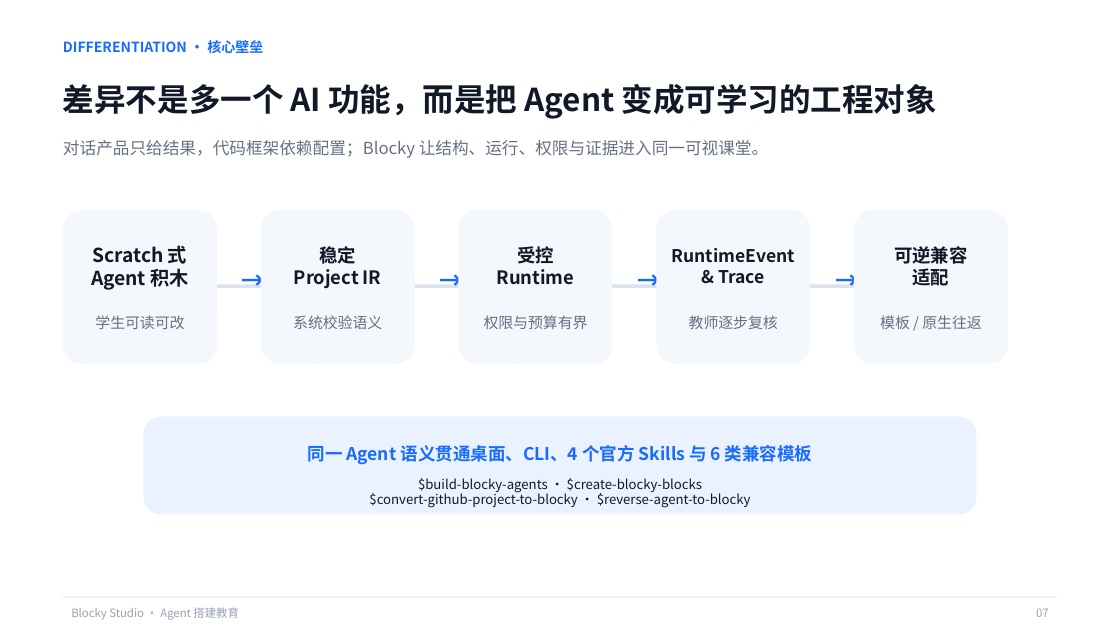
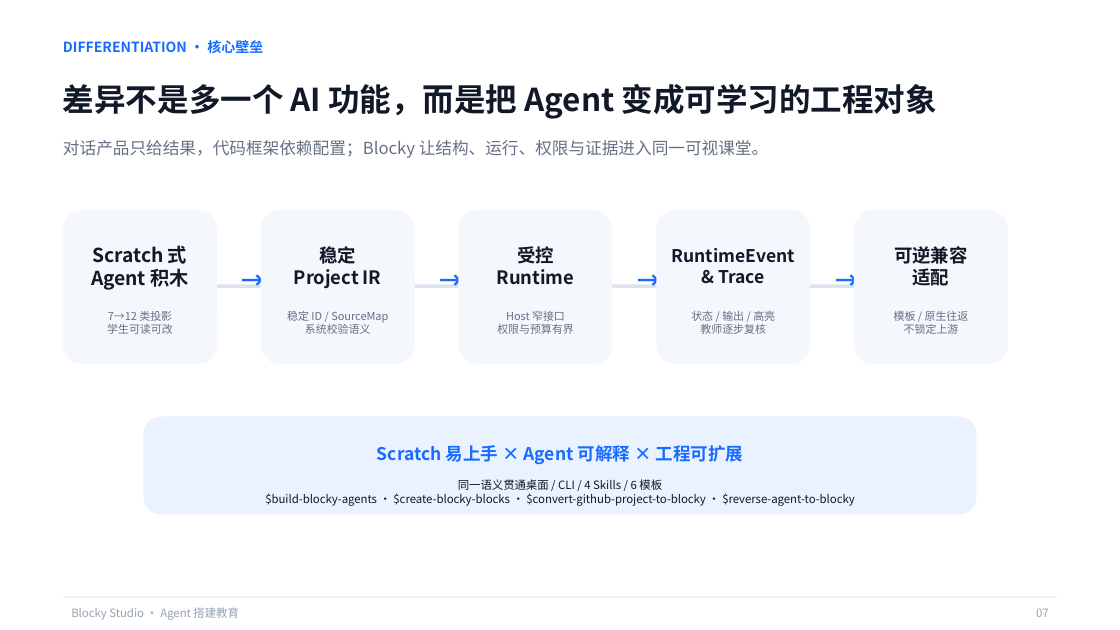
Before and after one commit to q2955161835-debug/Blocky-AI, a slide deck: slide 7 of PPT与商业计划书/Blocky-Studio-息壤杯-AI+教育.pptx. Drawn at 1120x630 pixels with LibreOffice and Linux fonts; fonts in the diff are those of the drawing. Boxes give left, top, right and bottom in pixels: in the first picture for what was removed or moved away, otherwise in the second. Text is boxed around its words. In the diff, an @@ line names an element or a change of style, - is before the commit and + after.

```diff
--- a/PPT与商业计划书/Blocky-Studio-息壤杯-AI+教育.pptx
+++ b/PPT与商业计划书/Blocky-Studio-息壤杯-AI+教育.pptx
@@ text at bbox=[107, 324, 173, 334]: size 12.8 to 9.4 pt in "学生可读可改" @@
@@ text at bbox=[108, 311, 172, 321]: paragraph added @@
+7→12 类投影
@@ text at bbox=[287, 311, 388, 322]: paragraph added @@
+稳定 ID / SourceMap
@@ text at bbox=[305, 324, 371, 334]: size 12.8 to 9.4 pt in "系统校验语义" @@
@@ text at bbox=[497, 324, 574, 334]: size 12.8 to 9.4 pt in "权限与预算有界" @@
@@ text at bbox=[506, 311, 565, 321]: paragraph added @@
+Host 窄接口
@@ text at bbox=[691, 311, 775, 321]: paragraph added @@
+状态 / 输出 / 高亮
@@ text at bbox=[700, 324, 766, 334]: size 12.8 to 9.4 pt in "教师逐步复核" @@
@@ text at bbox=[894, 311, 969, 321]: size 12.8 to 9.4 pt in "模板 / 原生往返" @@
@@ text at bbox=[904, 324, 959, 334]: paragraph added @@
+不锁定上游
@@ text at bbox=[377, 445, 743, 465]: text changed @@
-同一 Agent 语义贯通桌面、CLI、4 个官方 Skills 与 6 类兼容模板
+Scratch 易上手 × Agent 可解释 × 工程可扩展
@@ text at bbox=[265, 479, 855, 506]: text changed; size 11.2 to 9.8 pt @@
-$build-blocky-agents · $create-blocky-blocks
-$convert-github-project-to-blocky · $reverse-agent-to-blocky
+同一语义贯通桌面 / CLI / 4 Skills / 6 模板
+$build-blocky-agents · $create-blocky-blocks · $convert-github-project-to-blocky · $reverse-agent-to-blocky
```
Also in this commit, not shown: 9 other slides changed, 1 other file.
